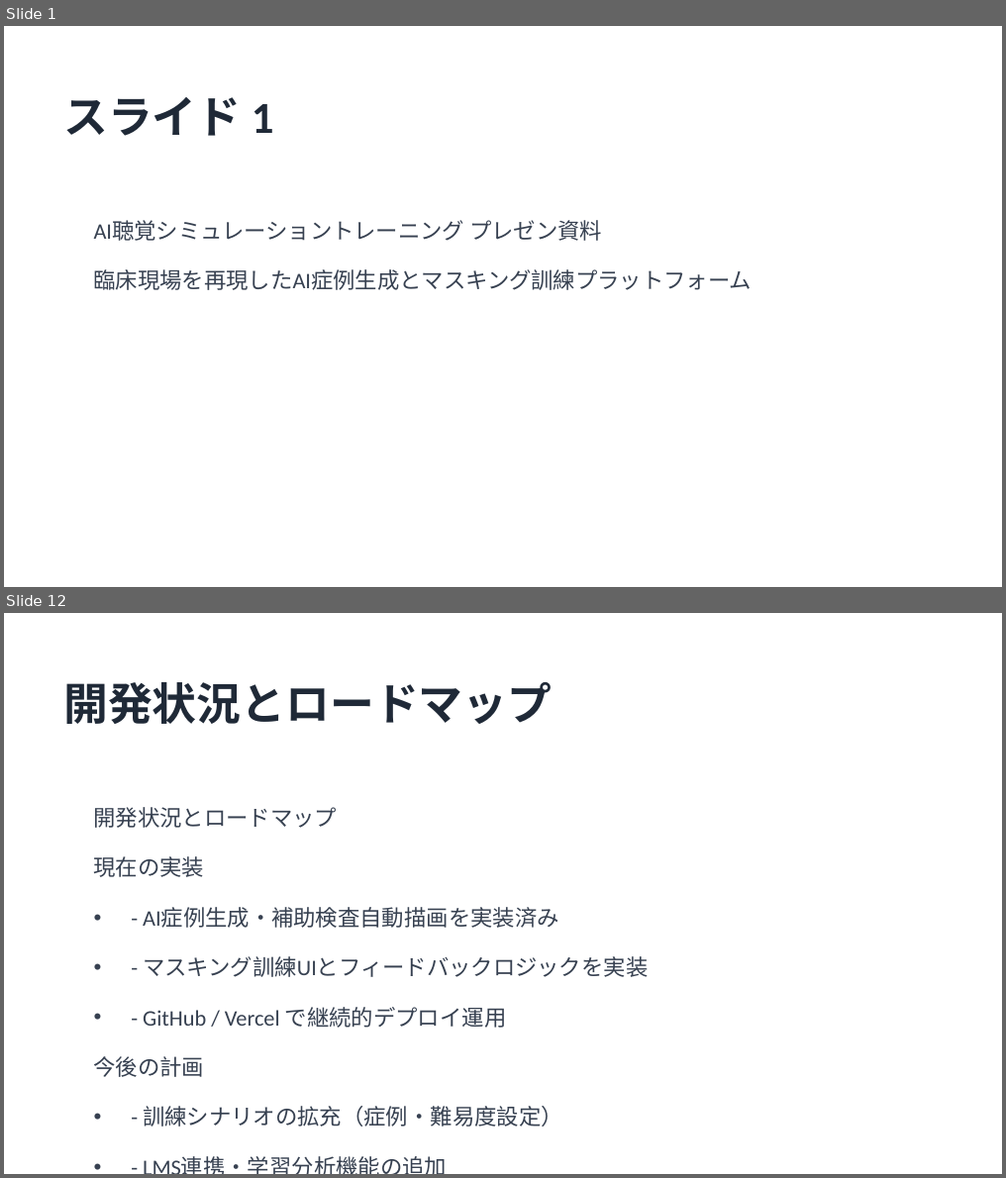
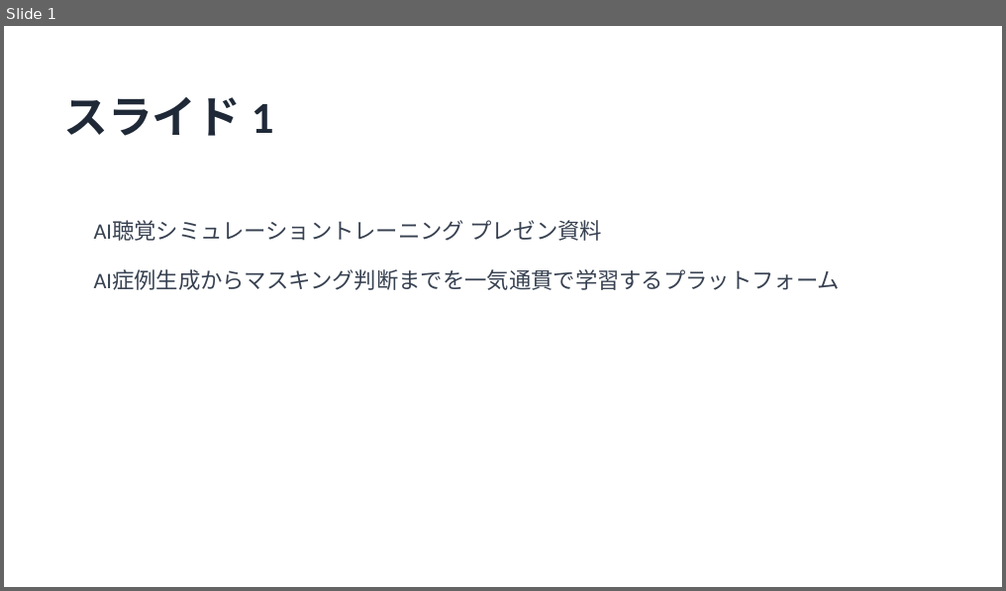
Before and after one commit to HIdechan-Maeda/Audiogram-masking-training-ver.2, a slide deck: HearSim_マスキング訓練プレゼン.pptx. Shown one above the other, each under a label of ours: slides 1 and 12 before the commit, slide 1 after it; the slides between them are not shown. The pictures are 1006x1178 and 1006x591 pixels, drawn with LibreOffice and Linux fonts; fonts in the diff are those of the drawing. Boxes give left, top, right and bottom in pixels: in the first picture for what was removed or moved away, otherwise in the second. Text is boxed around its words. In the diff, an @@ line names an element or a change of style, - is before the commit and + after.

```diff
--- a/HearSim_マスキング訓練プレゼン.pptx
+++ b/HearSim_マスキング訓練プレゼン.pptx
@@ slide 12 removed at <box>4,613,1002,1174</box>, background #FFFFFF @@
@@ text removed at <box>63,682,551,724</box> @@
-開発状況とロードマップ
@@ text removed at <box>94,807,338,828</box> @@
-開発状況とロードマップ
@@ text removed at <box>94,857,205,877</box> @@
-現在の実装
@@ text removed at <box>143,907,559,928</box> @@
-• - AI症例生成・補助検査自動描画を実装済み
@@ text removed at <box>143,957,648,977</box> @@
-• - マスキング訓練UIとフィードバックロジックを実装
@@ text removed at <box>143,1007,506,1028</box> @@
-• - GitHub / Vercel で継続的デプロイ運用
@@ text removed at <box>94,1057,205,1077</box> @@
-今後の計画
@@ text removed at <box>143,1106,562,1127</box> @@
-• - 訓練シナリオの拡充（症例・難易度設定）
@@ text removed at <box>84,1142,922,1174</box> @@
-• - LMS連携・学習分析機能の追加
@@ slide 1 changed as well @@
@@ text at <box>94,271,841,290</box>: text changed @@
-臨床現場を再現したAI症例生成とマスキング訓練プラットフォーム
+AI症例生成からマスキング判断までを一気通貫で学習するプラットフォーム
```
Also in this commit, not shown: 8 other slides changed, 4 slides added, 3 other slides removed, 1 other file.
